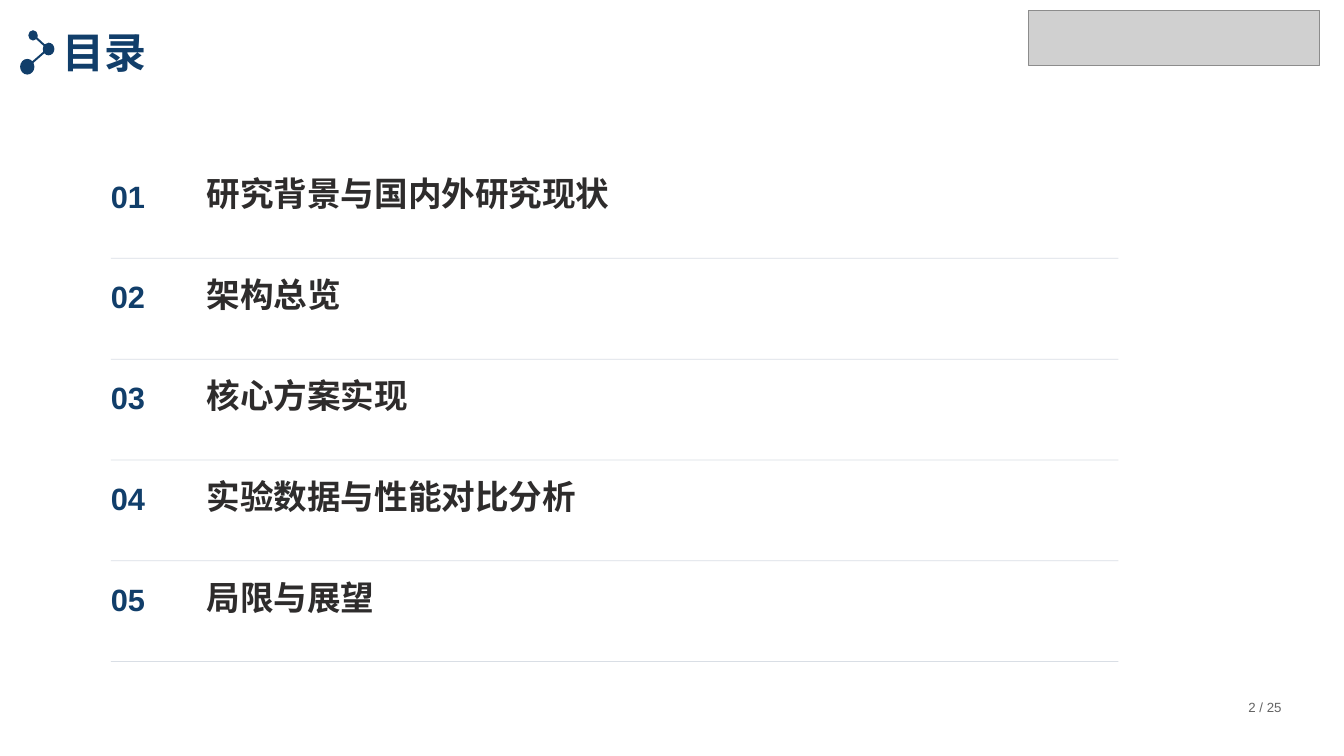
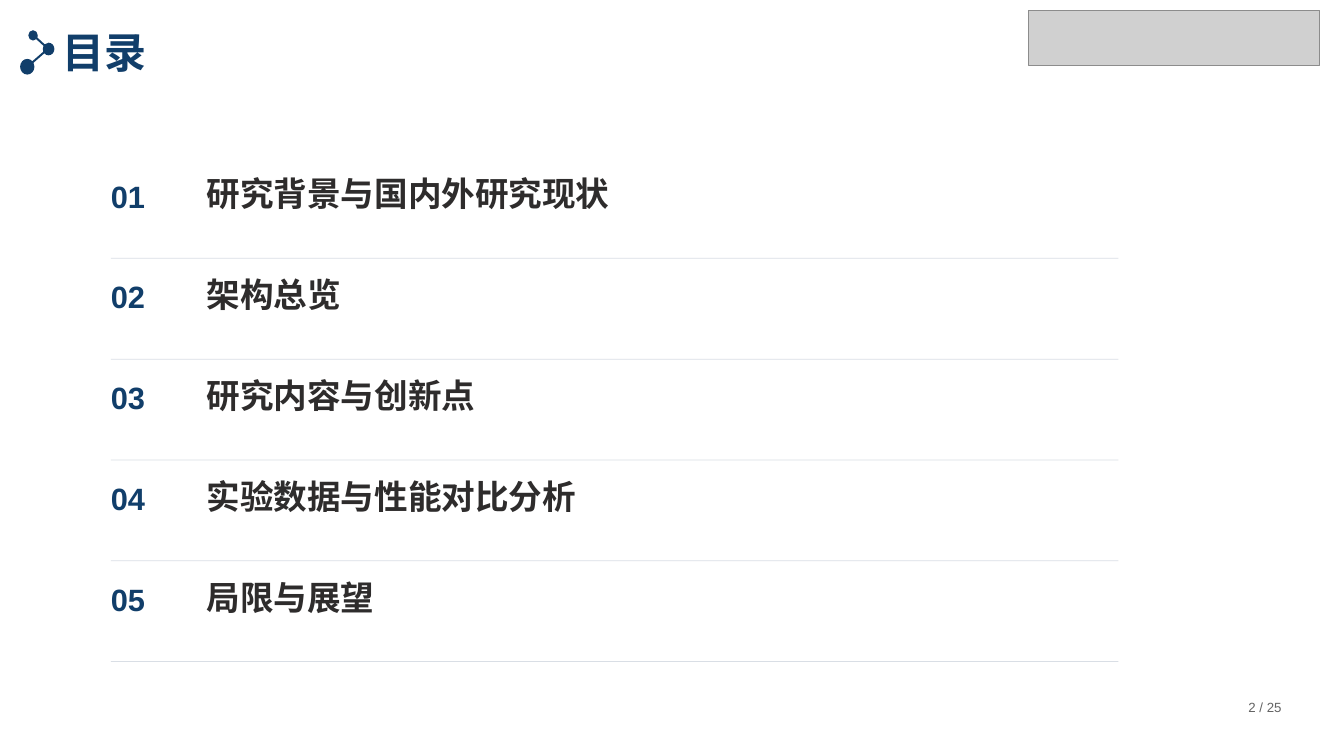
Before and after one commit to tengfei86/godel-scheduler, a slide deck: slide 2 of docs/thesis/defense/答辩PPT-北航模板版.pptx. Drawn at 1344x756 pixels with LibreOffice and Linux fonts; fonts in the diff are those of the drawing; grey boxes stand for pictures. Boxes give left, top, right and bottom in pixels: in the first picture for what was removed or moved away, otherwise in the second. Text is boxed around its words. In the diff, an @@ line names an element or a change of style, - is before the commit and + after.

Commit message:
docs(thesis): 目录 03 改为「研究内容与创新点」

```diff
--- a/docs/thesis/defense/答辩PPT-北航模板版.pptx
+++ b/docs/thesis/defense/答辩PPT-北航模板版.pptx
@@ text at box(207, 379, 476, 411): text changed @@
-核心方案实现
+研究内容与创新点
```
Also in this commit, not shown: 2 other files.
